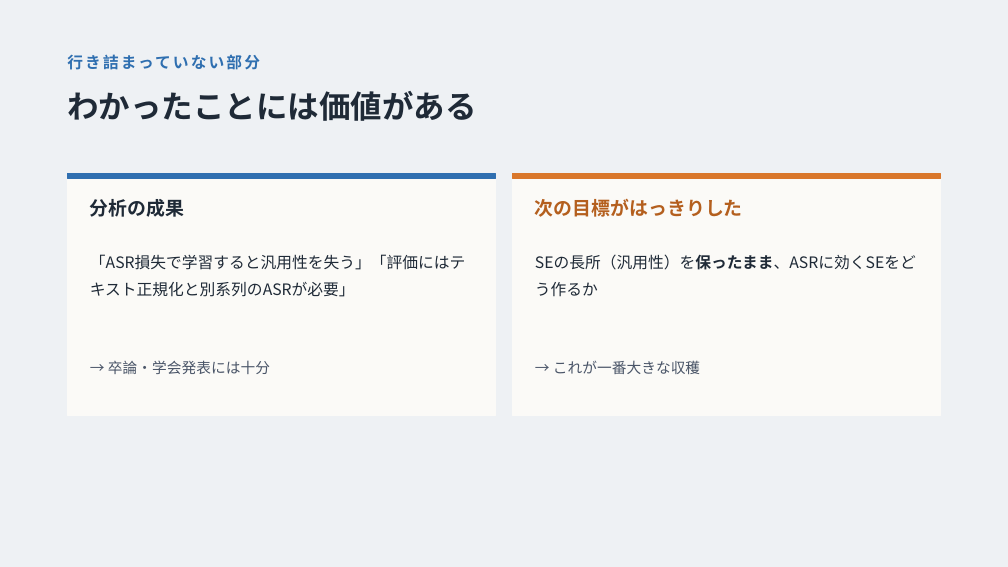
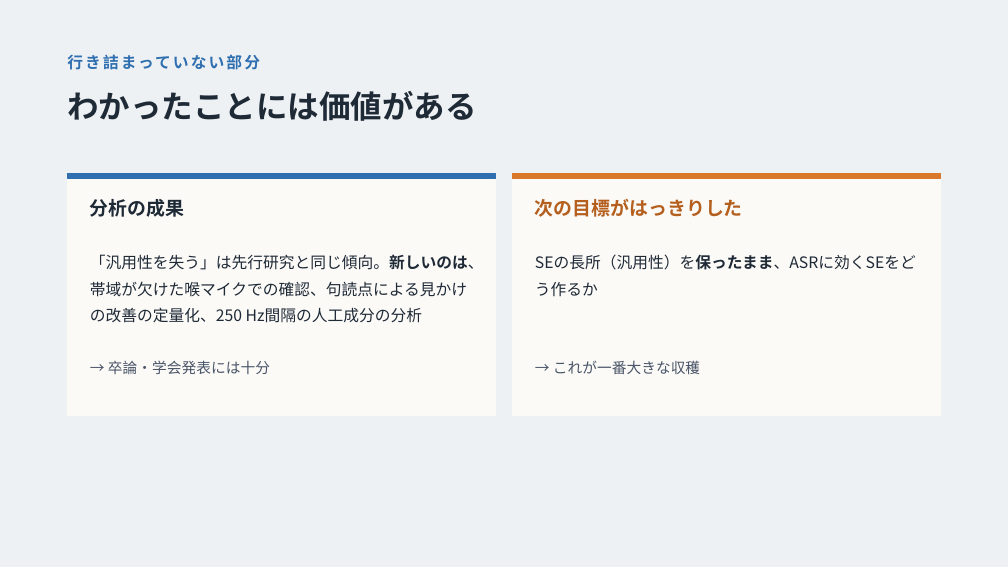
Before and after one commit to kasugayuji0716-art/bone-conduction-research, a slide deck: slide 6 of results/progress_slides_2026-09.pptx. Drawn at 1008x567 pixels with LibreOffice and Linux fonts; fonts in the diff are those of the drawing. Boxes give left, top, right and bottom in pixels: in the first picture for what was removed or moved away, otherwise in the second. Text is boxed around its words. In the diff, an @@ line names an element or a change of style, - is before the commit and + after.

```diff
--- a/results/progress_slides_2026-09.pptx
+++ b/results/progress_slides_2026-09.pptx
@@ text at <box>90,254,484,323</box>: text changed @@
-「ASR損失で学習すると汎用性を失う」「評価にはテキスト正規化と別系列のASRが必要」
+「汎用性を失う」は先行研究と同じ傾向。新しいのは、帯域が欠けた喉マイクでの確認、句読点による見かけの改善の定量化、250 Hz間隔の人工成分の分析
```
Also in this commit, not shown: 1 other slide changed, 1 other file.
